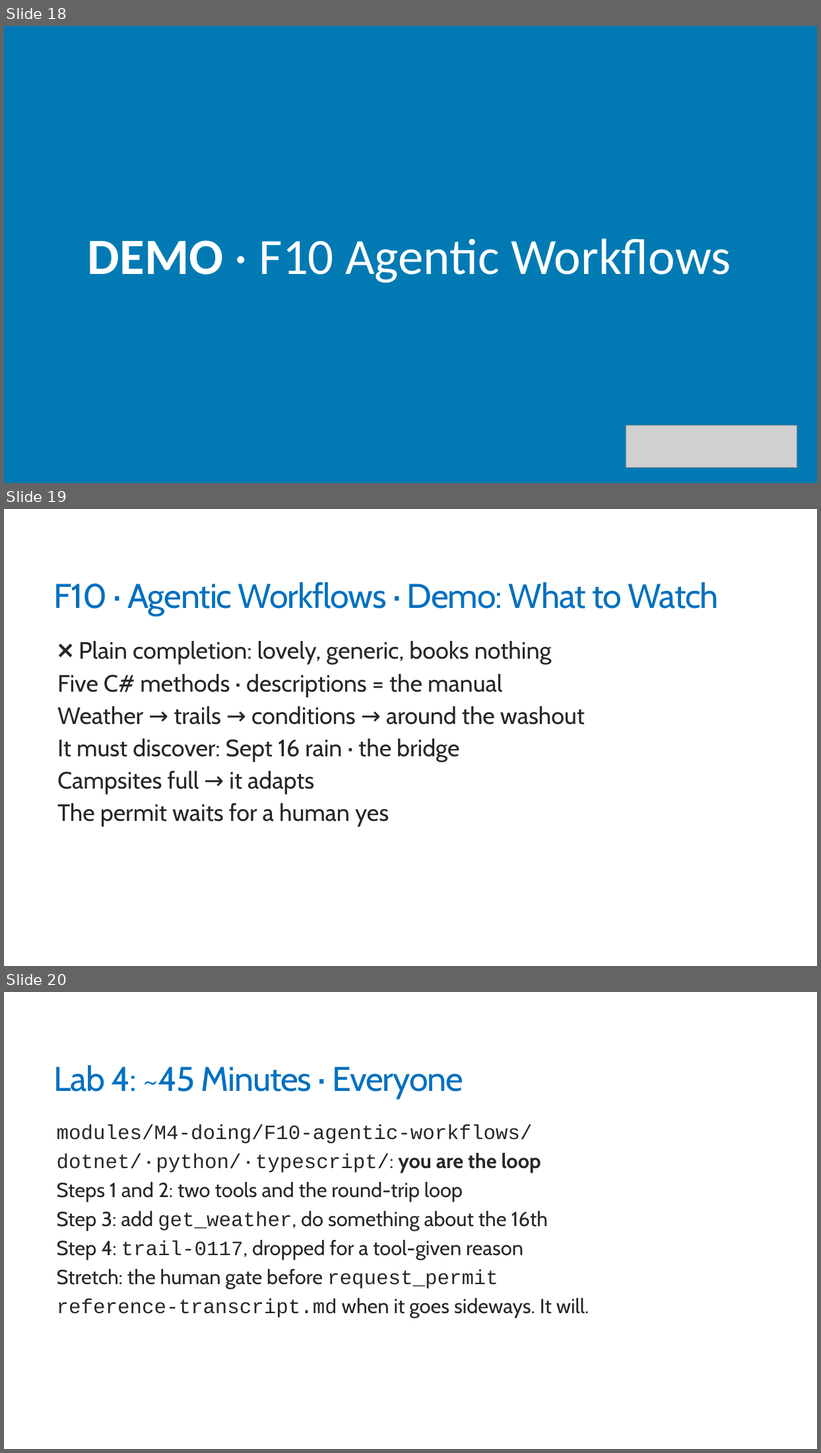
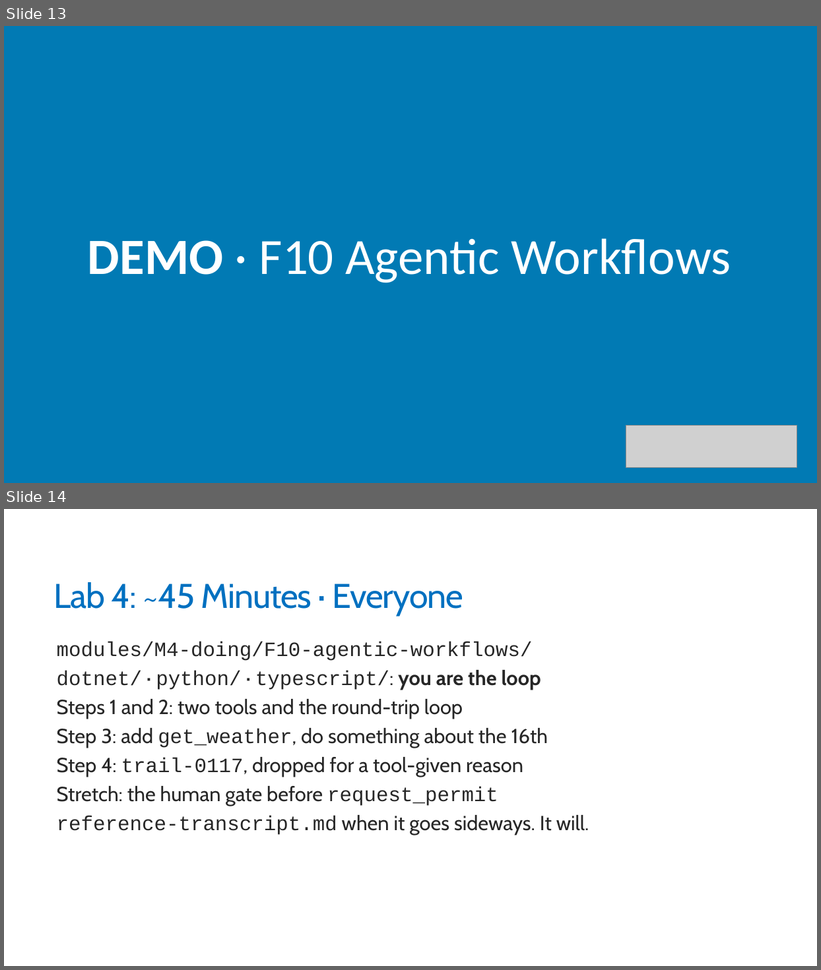
Before and after one commit to trailheadtechnology/10-ai-features-workshop, a slide deck: modules/M4-doing/M4-doing.pptx. Shown one above the other, each under a label of ours: slides 18, 19 and 20 before the commit, slides 13 and 14 after it. The pictures are 821x1453 and 821x970 pixels, drawn with LibreOffice and Linux fonts; fonts in the diff are those of the drawing; grey boxes stand for pictures. Boxes give left, top, right and bottom in pixels: in the first picture for what was removed or moved away, otherwise in the second. Text is boxed around its words. In the diff, an @@ line names an element or a change of style, - is before the commit and + after.

```diff
--- a/modules/M4-doing/M4-doing.pptx
+++ b/modules/M4-doing/M4-doing.pptx
@@ slide 19 removed at [4, 509, 817, 966], background #FFFFFF @@
@@ title removed at [54, 582, 719, 615] @@
-F10 · Agentic Workflows · Demo: What to Watch
@@ text removed at [57, 641, 585, 827] @@
-  ❌ Plain completion: lovely, generic, books nothing
-  Five C# methods · descriptions = the manual
-  Weather → trails → conditions → around the washout
-  It must discover: Sept 16 rain · the bridge
-  Campsites full → it adapts
-  The permit waits for a human yes
@@ what was slide 18 is now slide 13 @@
@@ what was slide 20 is now slide 14 @@
```
Also in this commit, not shown: 4 slides changed, 5 other slides removed, 3 other files.
